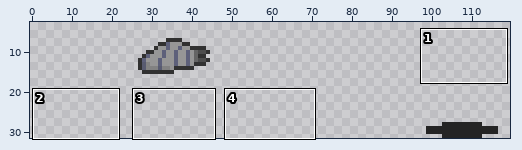
One commit to this sprite sheet: Assets/Sprites/Enemies/Blusim Area/Scout Maggot/Scout Maggot SpriteSheet.png. The first picture is a wide view before the edit; the outline marks the close-up.
Close-up. Earlier state:
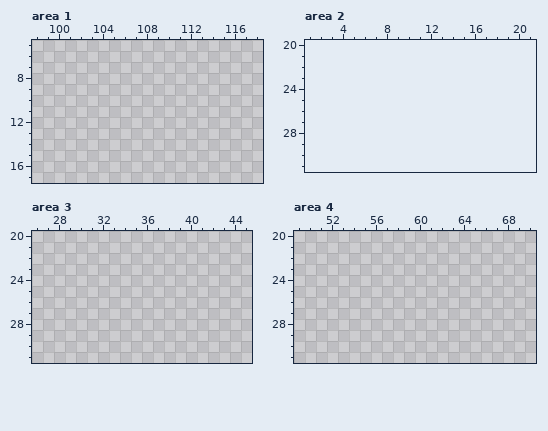
The file is 96x32 pixels. Shown: area 1: x 98..118, y 5..17; area 2: x 1..21, y 20..31; area 3: x 26..45, y 20..31; area 4: x 49..70, y 20..31. The old version is drawn lined up with the new one, on the new canvas. The wide view leaves out empty margins. The commit also changed other parts of the picture, which this record leaves out.
The same view after the edit:
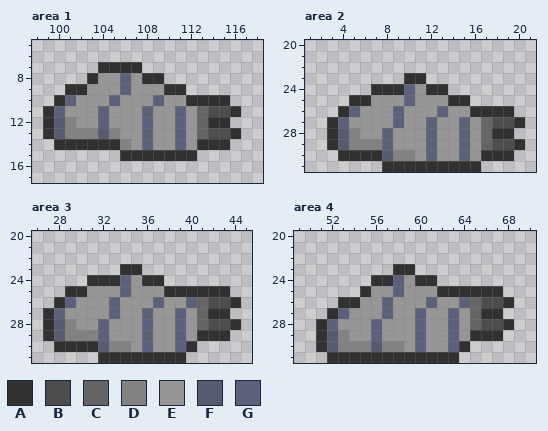
Palette (. is transparent): A #313131  B #4d4d4d  C #656565  D #828282  E #969696  F #585b70  G #5d607a
Diff:
canvas 96x32 -> 120x32, the old top-left corner now at 24,0
Changed rows in their new state; - is an unchanged pixel.
Area 1:
first column x 99:
 7 -----AAAA---------
 8 ----AEEGEAA-------
 9 --AAEEEGEEEAA-----
10 -AGEEEGEEEGEEAAAA-
11 AGEEEGEEEGEEGECBBA
12 AFDEEGEEEGEEGECAA-
13 AFDDDFDEEGEEGECBBA
14 -AAAAAADEGEEGEAAA-
15 -------AAAAAAA----
Area 2:
first column x 3:
23 -------AA---------
24 ----AAAGEAA-------
25 --AAEEEGEEEAA-----
26 -AGEEEGEEEGEEAAAA-
27 AGEEEEGEEGEEGECBBA
28 AFDEEGEEEGEEGECAA-
29 AFDDDGEEEGEEGECBBA
30 -AAAAFDDEGEEGEAAA-
31 -----AAAAAAAAA----
Area 3:
first column x 27:
23 -------AA---------
24 ----AAAGEAA-------
25 --AAEEEGEEEAAAAAA-
26 -AGEEEGEEEGEEGCBBA
27 AGEEEEGEEGEEGECAA-
28 AFDEEGEEEGEEGECBBA
29 AFDDDGEEEGEEGEAAA-
30 -AAAAFDDEGEEGA----
31 -----AAAAAAAA-----
Area 4:
first column x 51:
23 -------AA---------
24 -----AAGEAA-------
25 ----AEEGEEEAAAAAA-
26 --AAEEGEEEGEEGCBBA
27 -AGEEEGEEGEEGECAA-
28 AGEEEGEEEGEEGECBBA
29 AFDEEGEEEGEEGEAAA-
30 AFDDDFDDEGEEGA----
31 -AAAAAAAAAAAA-----
Pixel boxes of the changes (left, top, right, bottom) in both close-ups:
added: (43, 62, 241, 161)
added: (327, 73, 525, 172)
added: (43, 264, 241, 363)
added: (316, 264, 514, 363)
